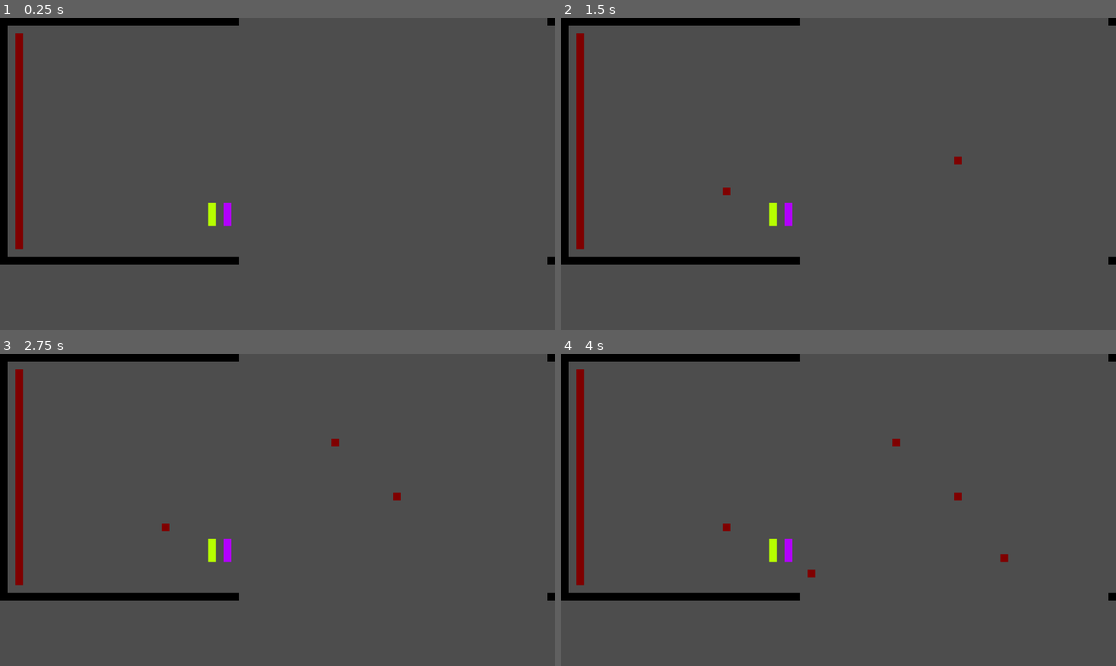
Above: before the commit, frames 1-4 (two rows, left to right).
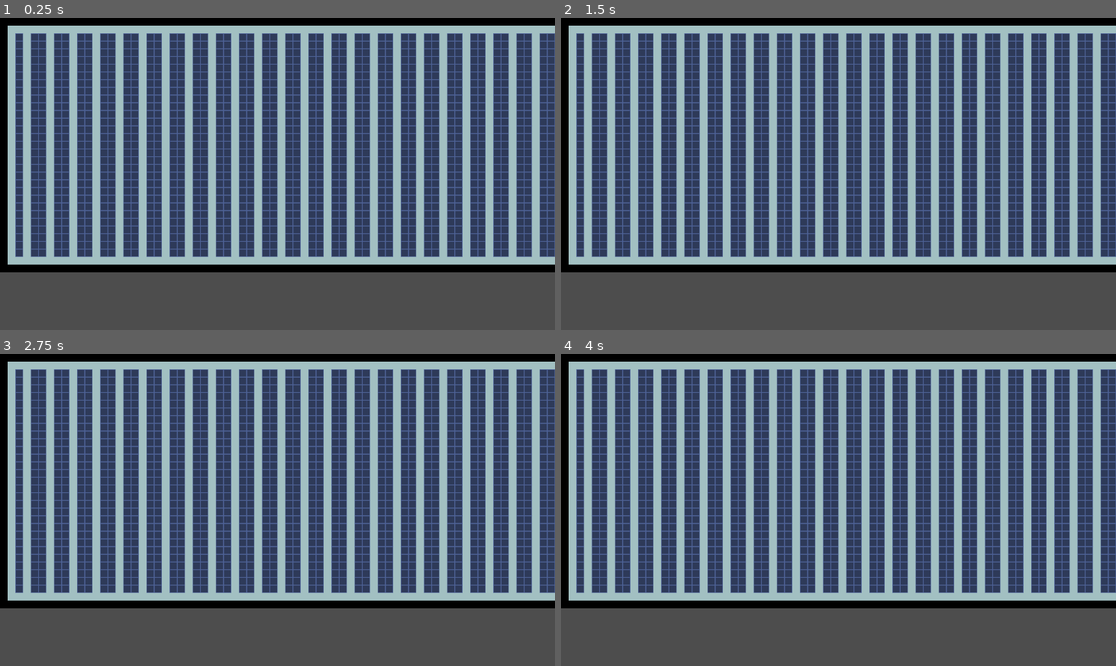
Above: after the commit, the same moments.

Repository: FontysRyan/Pr3Lj1St1Fontys
Game: Godot game, scene res://node_2d.tscn
Two runs of this game, one before a commit and one after it. Both use one fixed random seed, a clock stepped at 60 frames per second and the inputs below.
Inputs (mouse positions are in pixels of both pictures, inside the frame that each line leads up to):
- Up to frame 1 (0.25 s): no input
- Up to frame 2 (1.5 s): tap Enter at 0.5 s; move the mouse to (960, 158) at 0.52 s; click (960, 158) at 0.6 s; tap Space at 1.25 s; move the mouse to (727, 189) at 1.27 s; click (727, 189) at 1.35 s
- Up to frame 3 (2.75 s): tap Enter at 2 s; move the mouse to (333, 441) at 2.02 s; click (333, 441) at 2.1 s
- Up to frame 4 (4 s): tap Space at 2.75 s; move the mouse to (810, 572) at 2.77 s; click (810, 572) at 2.85 s; tap Enter at 3.5 s; move the mouse to (1005, 556) at 3.52 s; click (1005, 556) at 3.6 s

The runs differ from the first frame. In frame 1, 79% of the frame differs, in the area x 0-100%, y 0-82%; in frame 2, 79%; in frame 3, 79%; in frame 4, 79%.

Commit message:
v

Diff:
--- a/node_2d.gd
+++ b/node_2d.gd
@@ -1,45 +1,79 @@
 extends Node2D
 @onready var tile_map_layer: TileMapLayer = $TileMapLayer
 var zones: int = 1
-var racks: int = 1
-var compartments: int = 5
-
+var rack_ammount: int = 90
+var compartment_ammount: int = 29
+var shelve_ammount: int = 5
 func _ready():
 	#corner tile locations
-	tile_map_layer.set_cell(Vector2i(0,31), 0, Vector2i(2, 1), 0)
-	tile_map_layer.set_cell(Vector2i(71,0), 0, Vector2i(2, 1), 0)
-	tile_map_layer.set_cell(Vector2i(71,31), 0, Vector2i(2, 1), 0)
-	tile_map_layer.set_cell(Vector2i(0,0), 0, Vector2i(2, 1), 0)
-	#green line
-	tile_map_layer.set_cell(Vector2i(27,24), 0, Vector2i(1, 0), 0)
-	tile_map_layer.set_cell(Vector2i(27,25), 0, Vector2i(1, 0), 0)
-	tile_map_layer.set_cell(Vector2i(27,26), 0, Vector2i(1, 0), 0)
-	#purple line
-	tile_map_layer.set_cell(Vector2i(29,24), 0, Vector2i(1, 1), 0)
-	tile_map_layer.set_cell(Vector2i(29,25), 0, Vector2i(1, 1), 0)
-	tile_map_layer.set_cell(Vector2i(29,26), 0, Vector2i(1, 1), 0)
+	tile_map_layer.set_cell(Vector2i(0,31), 0, Vector2i(2, 0), 0) #bottom-left
+	tile_map_layer.set_cell(Vector2i(71,0), 0, Vector2i(2, 0), 0) #top-right
+	tile_map_layer.set_cell(Vector2i(71,31), 0, Vector2i(2, 0), 0) #buttom right
+	tile_map_layer.set_cell(Vector2i(0,0), 0, Vector2i(2, 0), 0) #start top-left
 
-	var i: int = 0
-
-	while i < 31:
-		print("i is", i)
-		tile_map_layer.set_cell(Vector2i(i,31), 0, Vector2i(2, 1), 0)
-		tile_map_layer.set_cell(Vector2i(i,0), 0, Vector2i(2, 1), 0)
-		var pos: int = 31 - i
-		tile_map_layer.set_cell(Vector2i(0,pos), 0, Vector2i(2, 1), 0)
-		i += 1
-	i = 0
-	while i < 28:
-		var pos2: int = 29 - i
-		tile_map_layer.set_cell(Vector2i(2,pos2), 0, Vector2i(0, 0), 0)
-		i += 1
+	CalculateZone()
 
 func _process(_delta):
 		pass
 
-func _input(event):
-	if Input.is_action_just_pressed("click"):
-		print("fffff")
-		var grid_pos = tile_map_layer.local_to_map(get_local_mouse_position())
-		print(grid_pos)
-		tile_map_layer.set_cell(grid_pos, 0, Vector2i(0, 0), 0)
+#func _input(event):
+	#if Input.is_action_just_pressed("click"):
+		#print("fffff")
+		#var grid_pos = tile_map_layer.local_to_map(get_local_mouse_position())
+		#print(grid_pos)
+		#tile_map_layer.set_cell(grid_pos, 0, Vector2i(0, 0), 0)
+func CalculateZone():
+	var ZoneHeight: int = 4 + compartment_ammount
+	var zonewidth: int = calculate_zone_width(rack_ammount)
+	print("=== Zone Dimension Calculation ===")
+	print("Width Calculation:")
+	print("- Total racks: ", rack_ammount)
+	print("- Each 2 racks form a 3-tile pattern: [rack, floor, rack]")
+	print("- If rack count is odd, it's rounded down to even.")
+	print("- There is 1 floor tile before the first rack and 1 after the last.")
+	print("- Including walls (1 on each side), this adds 4 extra tiles.")
+	print("- Final zone width: ", zonewidth, " tiles\n")
+
+	print("Height Calculation:")
+	print("- Total compartments: ", compartment_ammount)
+	print("- Each compartment adds 1 tile in height.")
+	print("- There is 1 floor tile before the first and after the last compartment.")
+	print("- Including walls (1 on each side), this adds 4 extra tiles.")
+	print("- Final zone height: ", ZoneHeight, " tiles\n")
+	PlaceWalls(zonewidth, ZoneHeight)
+	PlaceFloor(zonewidth, ZoneHeight)
+	PlaceCompartments()
+
+func calculate_zone_width(rank_count: int) -> int:
+	var usable_ranks = (rank_count / 2) * 2  # Ensure even
+	var patterns = usable_ranks / 2
+	var zone_width = patterns * 3 + 2 + 2  # patterns + 2 empty + 2 wall
+	return zone_width
+
+func PlaceWalls(with: int, height: int):
+	for i in range(with): #horizontalwalls
+		tile_map_layer.set_cell(Vector2i(i,0), 0, Vector2i(2, 1), 0)
+		var Wall2Pos: int = height - 1
+		tile_map_layer.set_cell(Vector2i(i,Wall2Pos), 0, Vector2i(2, 1), 0)
+
+	for i in range(height): #verticalwalls
+		tile_map_layer.set_cell(Vector2i(0,i), 0, Vector2i(2, 1), 0)
+		var Wall2Pos: int = with - 1
+		tile_map_layer.set_cell(Vector2i(Wall2Pos,i), 0, Vector2i(2, 1), 0)
+
+func PlaceFloor(with: int, height: int):
+	for i in range(1, with - 1):
+		for a in range(1, height - 1): #1 vertical line of floor
+			tile_map_layer.set_cell(Vector2i(i,a), 1, Vector2i(0, 0), 0)
+func PlaceCompartments():
+	print("")
+	#begin at location 2,2
+	tile_map_layer.set_cell(Vector2i(2,2), 0, Vector2i(0, 0), 0)
+	tile_map_layer.set_cell(Vector2i(4,2), 0, Vector2i(0, 0), 0)
+	var startpos: int = 2
+	for i in range(rack_ammount / 2):
+		for a in range(2, compartment_ammount + 2): #1 vertical line of floor
+			tile_map_layer.set_cell(Vector2i(startpos,a), 1, Vector2i(1, 2), 0)
+			tile_map_layer.set_cell(Vector2i(startpos + 2,a), 1, Vector2i(1, 2), 0)
+		startpos = startpos + 3
+		print(startpos)
--- a/node_2d.tscn
+++ b/node_2d.tscn
@@ -1,7 +1,8 @@
-[gd_scene load_steps=5 format=3 uid="uid://cm7qehg7w6u08"]
+[gd_scene load_steps=7 format=3 uid="uid://cm7qehg7w6u08"]
 
 [ext_resource type="Script" uid="uid://dxxxtip64burn" path="res://node_2d.gd" id="1_0e48y"]
 [ext_resource type="Texture2D" uid="uid://bl33dllc3p3qu" path="res://grid_test.png" id="2_epypp"]
+[ext_resource type="Texture2D" uid="uid://c14ahoh21d3ej" path="res://tileset_2.png" id="3_epypp"]
 
 [sub_resource type="TileSetAtlasSource" id="TileSetAtlasSource_0hol4"]
 texture = ExtResource("2_epypp")
@@ -15,8 +16,17 @@
 1:2/0 = 0
 2:2/0 = 0
 
+[sub_resource type="TileSetAtlasSource" id="TileSetAtlasSource_q6r6c"]
+texture = ExtResource("3_epypp")
+1:0/0 = 0
+0:0/0 = 0
+0:1/0 = 0
+0:2/0 = 0
+1:2/0 = 0
+
 [sub_resource type="TileSet" id="TileSet_q6r6c"]
 sources/0 = SubResource("TileSetAtlasSource_0hol4")
+sources/1 = SubResource("TileSetAtlasSource_q6r6c")
 
 [node name="Node2D" type="Node2D"]
 script = ExtResource("1_0e48y")
Binary file added: tileset_2.png
Not shown, added: tileset_2.png.import
